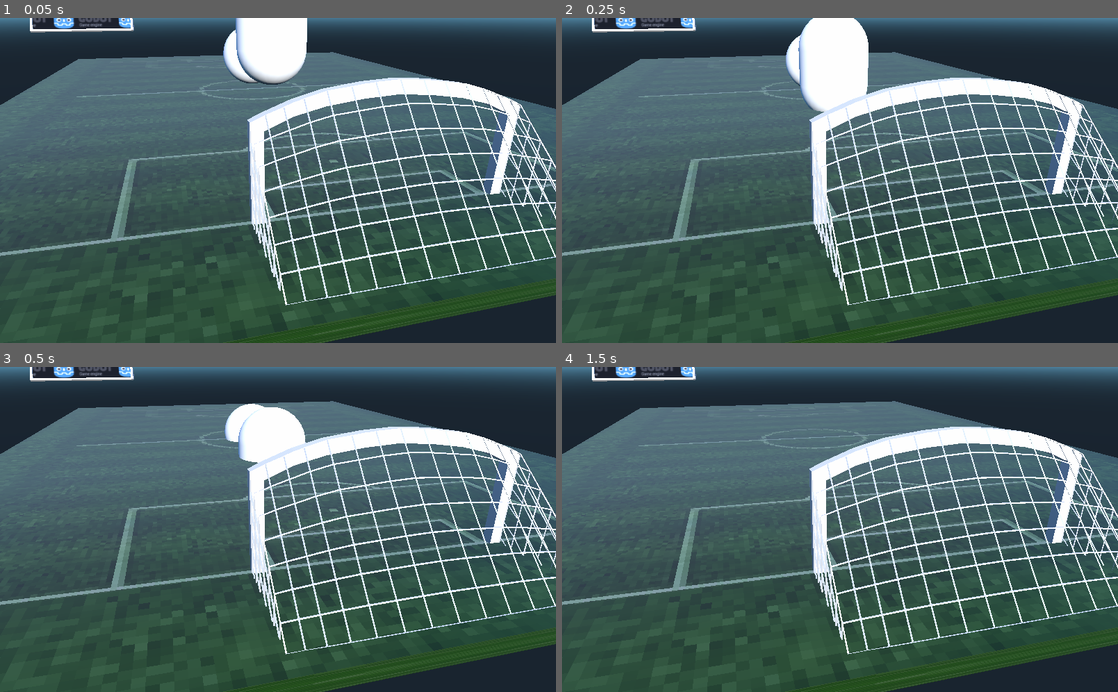
Above: before the commit, frames 1-4 (two rows, left to right).
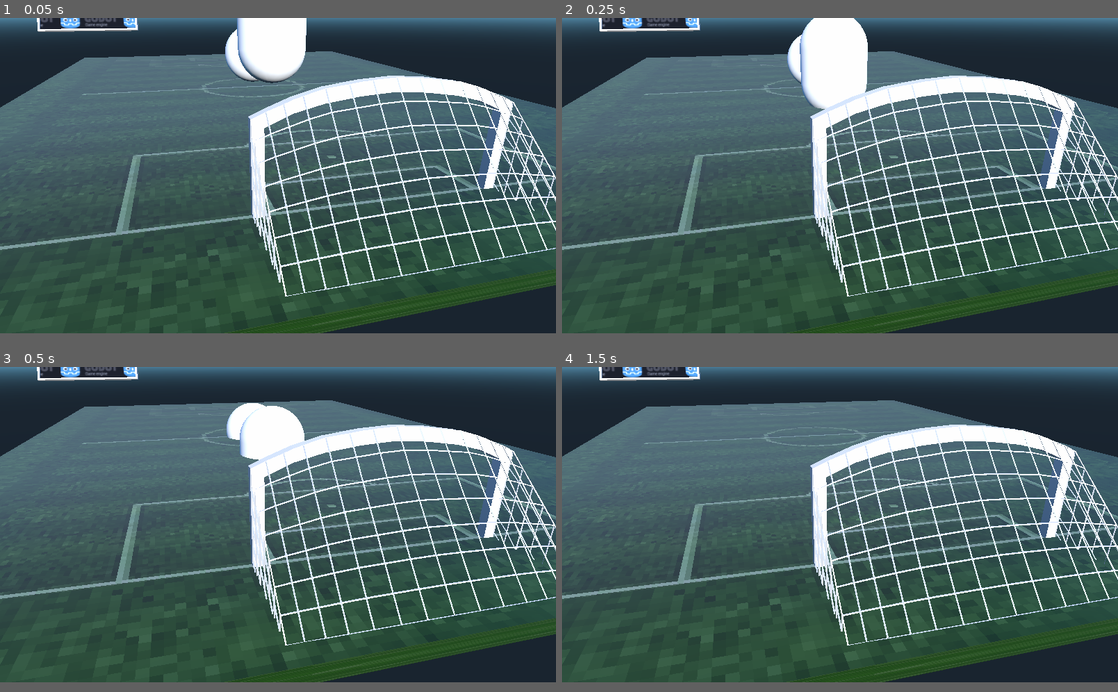
Above: after the commit, the same moments.

Repository: YannBurrett/CubemanKickabout
Game: Godot game, scene res://Scenes/Level.tscn
Same seed, same stepped clock (60 frames per second), same inputs: the game is played once before the commit and once after it.
Inputs:
- Up to frame 1 (0.05 s): no input
- Up to frame 2 (0.25 s): no input
- Up to frame 3 (0.5 s): no input
- Up to frame 4 (1.5 s): hold Right (ui_right) 0.53-1.28 s; hold Down (ui_down) from 1.28 s (still down)
In our replay, the window is 800x468 before the commit and 800x454 after it. These sizes can differ from the game's own. Grey fills any space a smaller window leaves; there, only what the larger window draws over its background counts as a difference.

The runs differ from the first frame. In frame 1, 17% of the frame differs, in the area x 0-100%, y 0-100%; in frame 2, 17%; in frame 3, 16%; in frame 4, 16%.

Commit message:
Movement, lighting, basic scoring

Diff:
--- a/project.godot
+++ b/project.godot
@@ -10,9 +10,14 @@
 
 [application]
 
-config/name="SportsBall Mockup"
+config/name="Cubeman Kickabout"
 run/main_scene="res://Scenes/Level.tscn"
 config/icon="res://icon.png"
+
+[display]
+
+window/size/width=1900
+window/size/height=1080
 
 [input]
 
